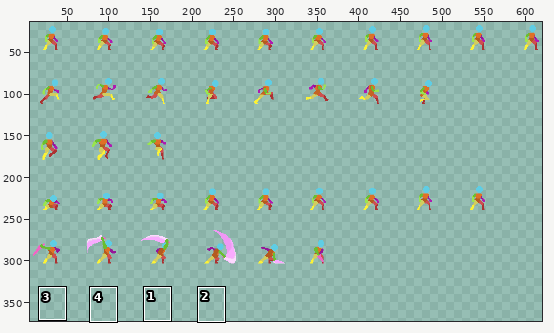
Sprite sheet, stored at godot/godot_4/2023/13/assets/base_template/template_character.png. Above: a wide view before the commit, with the close-up outlined.
Close-up. Before:
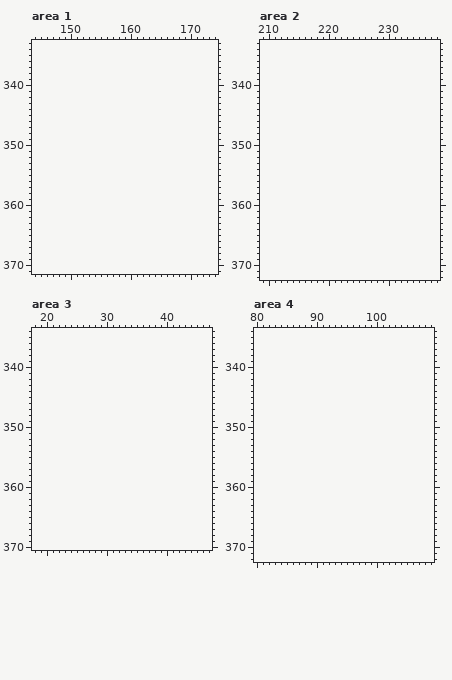
The file is 640x320 pixels. Shown: area 1: x 144..174, y 333..371; area 2: x 209..238, y 333..372; area 3: x 18..47, y 334..370; area 4: x 80..109, y 334..372. The old version is drawn lined up with the new one, on the new canvas. The wide view leaves out empty margins.
New version:
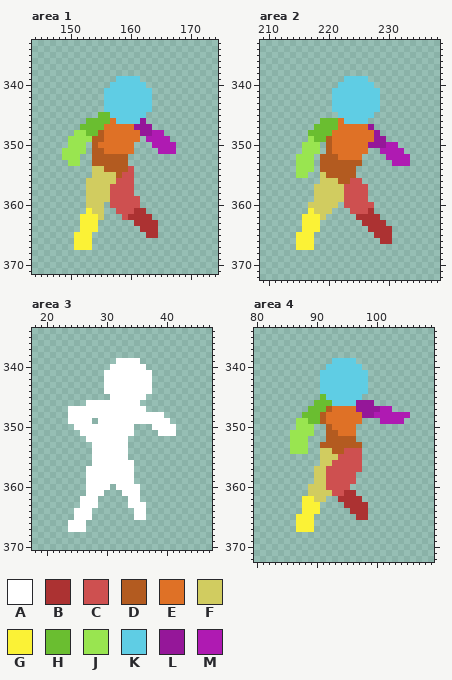
Palette (. is transparent): A #ffffff  B #ac3232  C #ce5050  D #b35b20  E #df7126  F #d1cc60  G #fbf236  H #6abe30  J #99e550  K #5fcde4  L #951799  M #af1ab2
Edits made:
canvas 640x320 -> 640x384
Area 1:
y 339: x 158..161 .... -> KKKK
y 340: x 157..162 ...... -> KKKKKK
y 341..344: x 156..163 ........ -> KKKKKKKK
y 345: x 155..162 ........ -> HHKKKKKK
y 346: x 153..162 .......... -> HHHHEKKKKL
y 347: x 152..163 ............ -> HHHHEEEEELLL
y 348: x 151..165 ............... -> JJHHDEEEEEELLMM
y 349: x 150..161 ............ -> JJJJDDEEEEEE; x 163..166 .... -> MMMM
y 350: x 150..152 ... -> JJJ; x 154..160 ....... -> DEEEEEE; x 164..167 .... -> MMMM
y 351: x 149..152 .... -> JJJJ; x 154..160 ....... -> DDEEEEE; x 165..167 ... -> MMM
y 352: x 149..151 ... -> JJJ; x 154..159 ...... -> DDDDDD
y 353: x 150..151 .. -> JJ; x 154..159 ...... -> DDDDDD
y 354: x 154..160 ....... -> FFDDDDC
y 355: x 154..160 ....... -> FFFFDCC
y 356: x 153..160 ........ -> FFFFFCCC
y 357..358: x 153..160 ........ -> FFFFCCCC
y 359: x 153..161 ......... -> FFFFCCCCC
y 360: x 153..155 ... -> FFF; x 157..161 ..... -> CCCCC
y 361: x 153..155 ... -> GFF; x 158..162 ..... -> CCCBB
y 362: x 152..155 .... -> GGGF; x 159..163 ..... -> CBBBB
y 363: x 152..154 ... -> GGG; x 161..164 .... -> BBBB
y 364: x 152..154 ... -> GGG; x 162..164 ... -> BBB
y 365: x 151..153 ... -> GGG; x 163..164 .. -> BB
y 366..367: x 151..153 ... -> GGG
Area 2:
y 339: x 223..226 .... -> KKKK
y 340: x 222..227 ...... -> KKKKKK
y 341..344: x 221..228 ........ -> KKKKKKKK
y 345: x 222..227 ...... -> KKKKKK
y 346: x 219..226 ........ -> HHHEKKKK
y 347: x 218..227 .......... -> HHHHEEEEEL
y 348: x 217..228 ............ -> HHHHEEEEEEEL
y 349: x 217..229 ............. -> JHHDEEEEEEELL
y 350: x 216..218 ... -> JJJ; x 220..231 ............ -> DEEEEEELLLMM
y 351: x 216..218 ... -> JJJ; x 220..226 ....... -> DEEEEEE; x 229..232 .... -> MMMM
y 352: x 215..217 ... -> JJJ; x 219..225 ....... -> DDDEEEE; x 230..233 .... -> MMMM
y 353: x 215..217 ... -> JJJ; x 219..225 ....... -> DDDDDDD; x 231..233 ... -> MMM
y 354: x 215..217 ... -> JJJ; x 219..224 ...... -> DDDDDD
y 355: x 215..216 .. -> JJ; x 219..224 ...... -> FDDDDD
y 356: x 219..225 ....... -> FFFDDCC
y 357..359: x 218..226 ......... -> FFFFFCCCC
y 360: x 217..221 ..... -> FFFFF; x 223..227 ..... -> CCCCC
y 361: x 217..220 .... -> GFFF; x 224..227 .... -> CCCB
y 362: x 216..219 .... -> GGGF; x 225..228 .... -> BBBB
y 363: x 216..218 ... -> GGG; x 226..229 .... -> BBBB
y 364: x 216..218 ... -> GGG; x 227..230 .... -> BBBB
y 365: x 215..217 ... -> GGG; x 228..230 ... -> BBB
y 366: x 215..217 ... -> GGG; x 229..230 .. -> BB
y 367: x 215..217 ... -> GGG
Area 3:
y 339: x 32..35 .... -> AAAA
y 340: x 31..36 ...... -> AAAAAA
y 341..344: x 30..37 ........ -> AAAAAAAA
y 345: x 31..36 ...... -> AAAAAA
y 346: x 27..35 ......... -> AAAAAAAAA
y 347: x 24..36 ............. -> AAAAAAAAAAAAA
y 348: x 24..39 ................ -> AAAAAAAAAAAAAAAA
y 349: x 24..27 .... -> AAAA; x 29..40 ............ -> AAAAAAAAAAAA
y 350: x 25..34 .......... -> AAAAAAAAAA; x 38..41 .... -> AAAA
y 351: x 26..34 ......... -> AAAAAAAAA; x 39..41 ... -> AAA
y 352: x 27..33 ....... -> AAAAAAA
y 353..355: x 28..33 ...... -> AAAAAA
y 356: x 28..34 ....... -> AAAAAAA
y 357..359: x 27..34 ........ -> AAAAAAAA
y 360: x 27..30 .... -> AAAA; x 32..35 .... -> AAAA
y 361: x 27..29 ... -> AAA; x 33..35 ... -> AAA
y 362: x 26..28 ... -> AAA; x 34..35 .. -> AA
y 363: x 26..28 ... -> AAA; x 34..36 ... -> AAA
y 364..365: x 25..27 ... -> AAA; x 35..36 .. -> AA
y 366..367: x 24..26 ... -> AAA
Area 4:
y 339: x 93..96 .... -> KKKK
y 340: x 92..97 ...... -> KKKKKK
y 341..344: x 91..98 ........ -> KKKKKKKK
y 345: x 91..97 ....... -> HKKKKKK
y 346: x 90..99 .......... -> HHHKKKKLLL
y 347: x 89..102 .............. -> HHHDEEEELLLLMM
y 348: x 88..105 .................. -> HHHDEEEEEELLMMMMMM
y 349: x 87..97 ........... -> JJHHDEEEEEE; x 101..104 .... -> MMMM
y 350: x 87..89 ... -> JJJ; x 92..96 ..... -> DEEEE
y 351: x 86..89 .... -> JJJJ; x 92..96 ..... -> DDEEE
y 352: x 86..88 ... -> JJJ; x 92..96 ..... -> DDDDD
y 353: x 86..88 ... -> JJJ; x 91..97 ....... -> DDDDDDD
y 354: x 86..88 ... -> JJJ; x 91..97 ....... -> FFDDCCC
y 355: x 91..97 ....... -> FFFCCCC
y 356: x 91..97 ....... -> FFCCCCC
y 357: x 90..97 ........ -> FFCCCCCC
y 358..359: x 90..96 ....... -> FFCCCCC
y 360: x 89..95 ....... -> FFFCCCC
y 361: x 89..96 ........ -> FFFFCCBB
y 362: x 88..91 .... -> GGFF; x 94..97 .... -> BBBB
y 363: x 88..90 ... -> GGG; x 95..98 .... -> BBBB
y 364: x 88..90 ... -> GGG; x 96..98 ... -> BBB
y 365: x 87..89 ... -> GGG; x 97..98 .. -> BB
y 366..367: x 87..89 ... -> GGG
